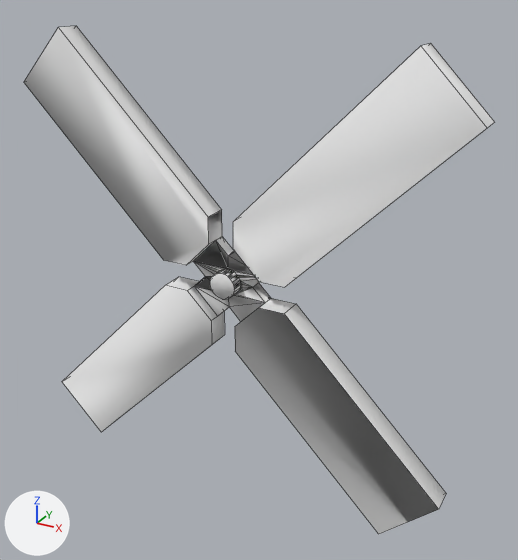
Before and after pictures for a commit that changed the OBJ model 3d/mini-golf/Windmill_blades_01.obj.
Before and after are seen from a camera (50 mm lens) standing at (5.12, -4.55, 4.7) and looking at (2.61, 0.02, 2.41). Arrows for +X, +Y and +Z are at lower left; the lights stay in place. Mesh edges are drawn as thin lines. Where no turn or scale is listed for an object, it has been applied to the vertices.

Names of what the first picture shows: 'Windmill_blades_01'.
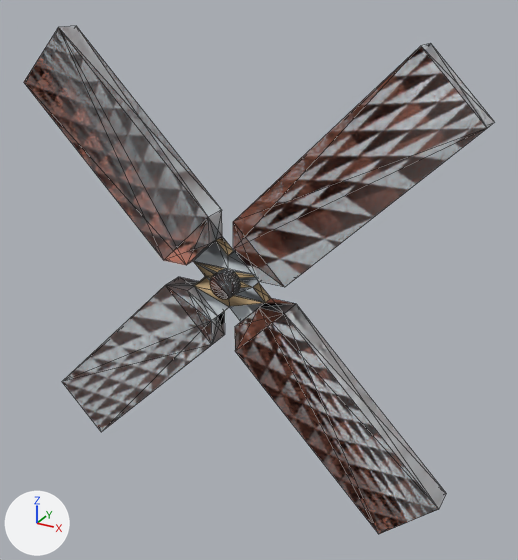
Changed parts and their boxes [x1, y1, x2, y2] in the pictures (518 x 560 px):
'Windmill_blades_01', recoloured, reshaped (white to grey): [24, 26, 494, 534] in both
part 1 of me_windmill_blades_01, recoloured: [193, 261, 263, 307] in both
part 2 of me_windmill_blades_01, recoloured: [194, 241, 265, 303] in both

The change, as a diff of the scene's bpy script:
```diff
--- a/3d/mini-golf/Windmill_blades_01.obj.py
+++ b/3d/mini-golf/Windmill_blades_01.obj.py
@@ mat_red @@
 mat_red = principled_material('Red')
-mat_red.base_color = (0.8, 0.8, 0.8)  # white #e7e7e7
+mat_red.base_color = (0.71, 0.247, 0.161)  # beige #db8870
 mat_red.roughness = 1.0
@@ mat_brown @@
 mat_brown = principled_material('Brown')
-mat_brown.base_color = (0.8, 0.8, 0.8)  # white #e7e7e7
+mat_brown.base_color = (0.698, 0.494, 0.267)  # beige #dabb8d
 mat_brown.roughness = 1.0
@@ me_windmill_blades_01 @@
 # used by ob_windmill_blades_01; location = (0.0, 0.0, 0.0)
-me_windmill_blades_01.from_pydata(...)  # 136 vertices, 162 faces; spans x 0.54..4.26, y -0.2..0.0, z 0.54..4.26
+me_windmill_blades_01.from_pydata(...)  # 136 vertices, 560 faces; spans x 0.54..4.26, y -0.2..0.0, z 0.54..4.26
+# me_windmill_blades_01 part 1: 7 faces spanning x 2.07..2.73, y -0.1, z 2.18..2.51 switch from mat_backcolor (white #e7e7e7) to mat_brown (beige #dabb8d)
+# me_windmill_blades_01 part 2: 12 faces spanning x 2.07..2.73, y -0.1, z 2.29..2.73 switch from mat_brown (white #e7e7e7) to mat_backcolor (light grey #d2dade)
+# me_windmill_blades_01 part 3: the surface is now shaded flat
 me_windmill_blades_01.materials.append(mat_red)
```
